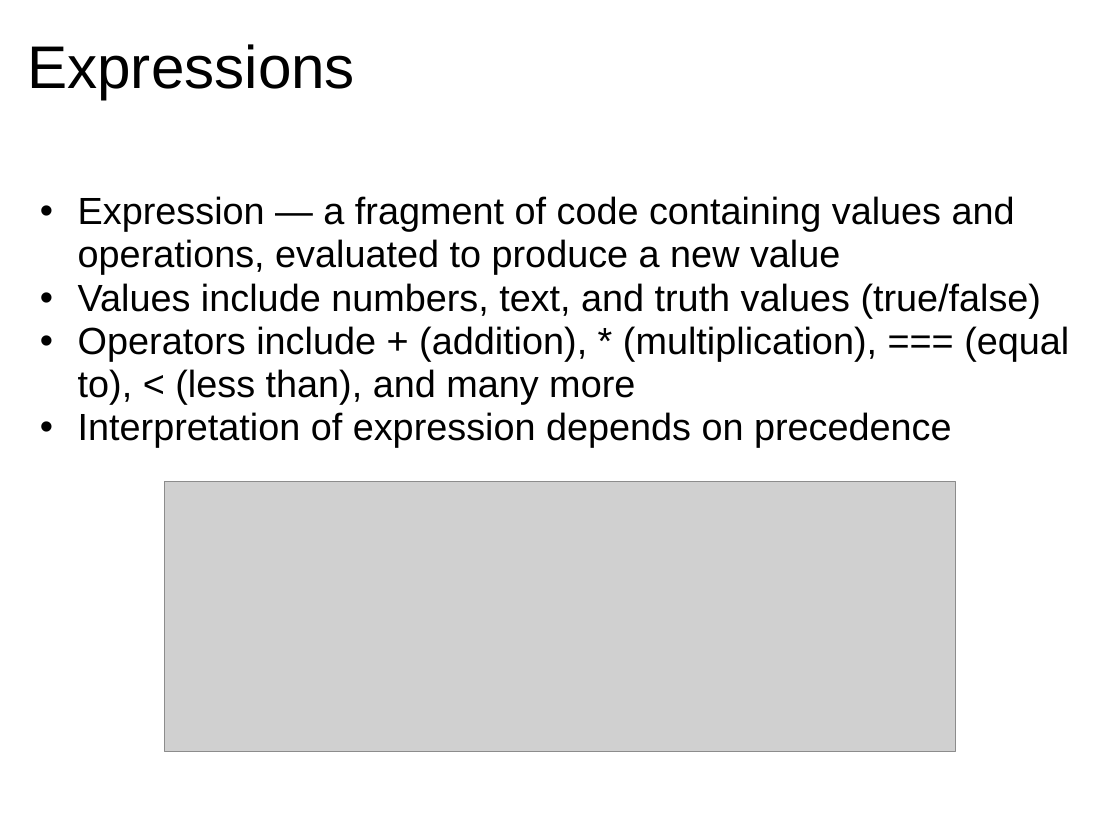
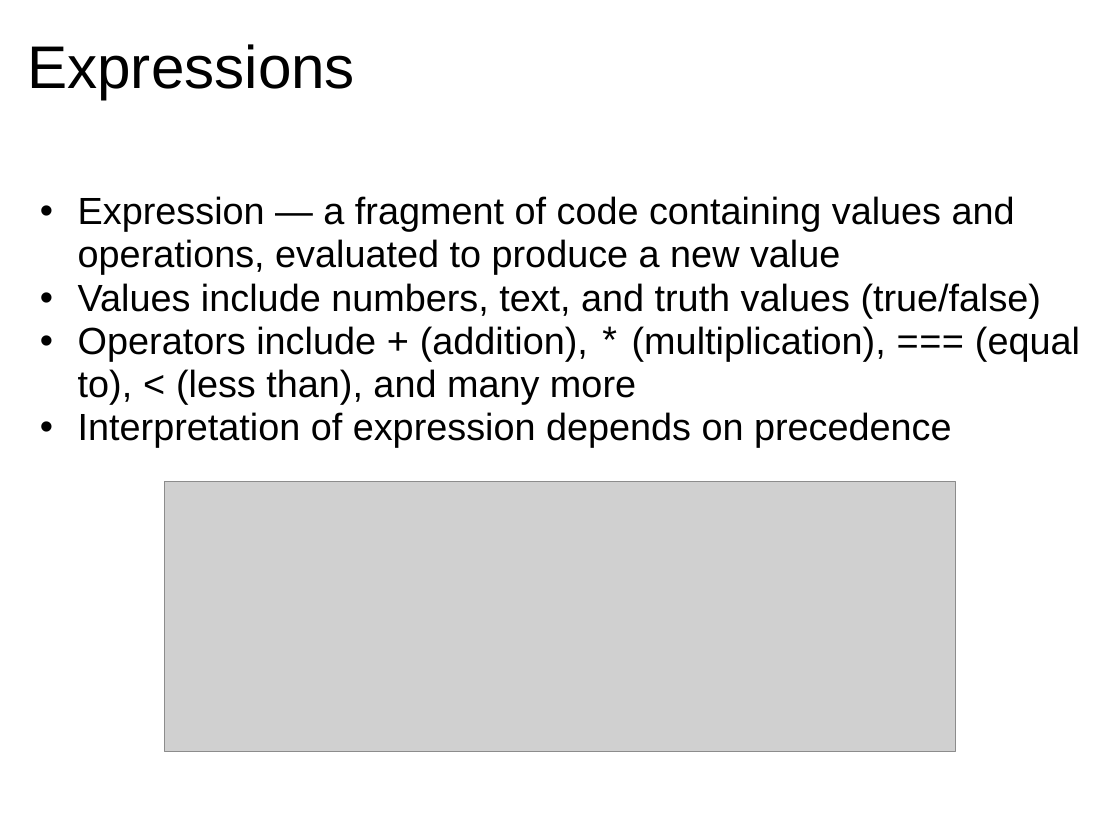
Before and after one commit to dondi/javascript-book, a slide deck: slide 19 of presentations/Chapter_2_Presentation.ppt. Drawn at 1120x840 pixels with LibreOffice and Linux fonts; fonts in the diff are those of the drawing; grey boxes stand for pictures; background and template pictures are left out. Boxes give left, top, right and bottom in pixels: in the first picture for what was removed or moved away, otherwise in the second. Text is boxed around its words. In the diff, an @@ line names an element or a change of style, - is before the commit and + after.

```diff
--- a/presentations/Chapter_2_Presentation.ppt
+++ b/presentations/Chapter_2_Presentation.ppt
@@ text at (78,326,1080,404): font Arial to Courier New in "+ * === <" @@
```
Also in this commit, not shown: 15 other slides changed.
